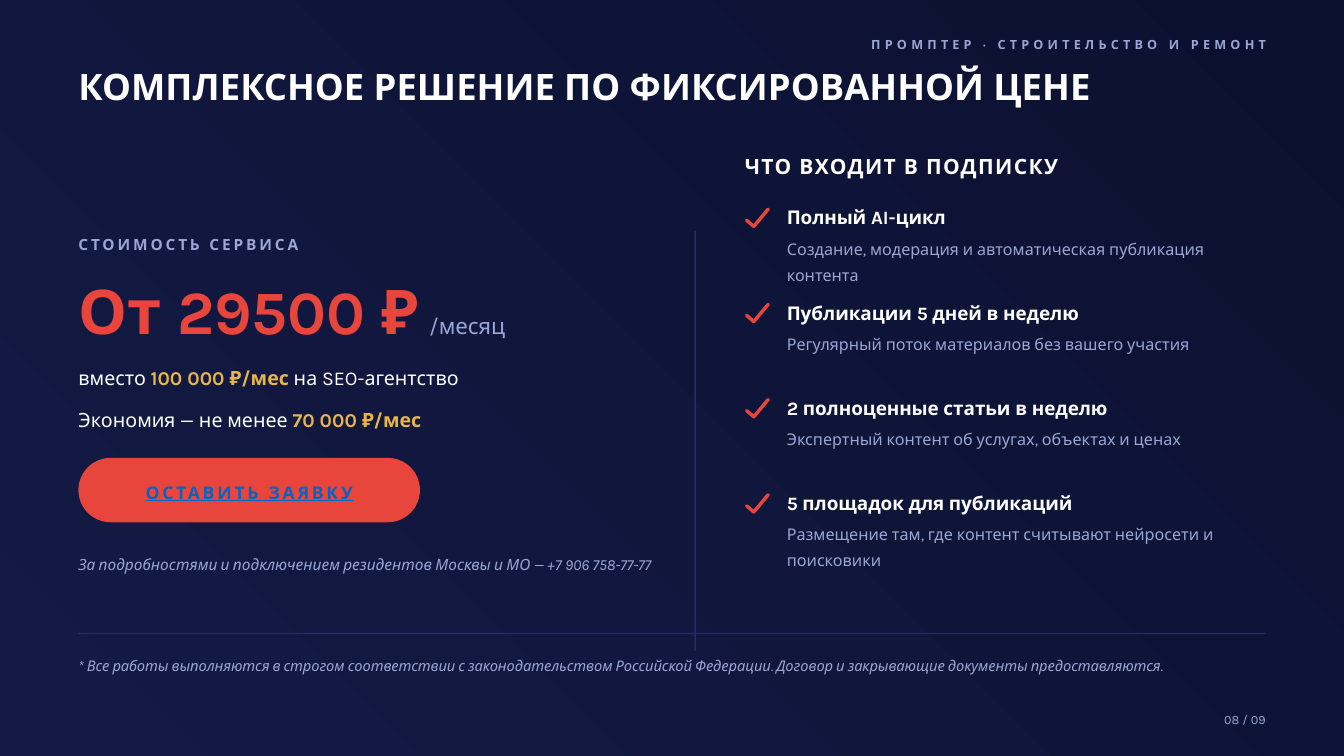
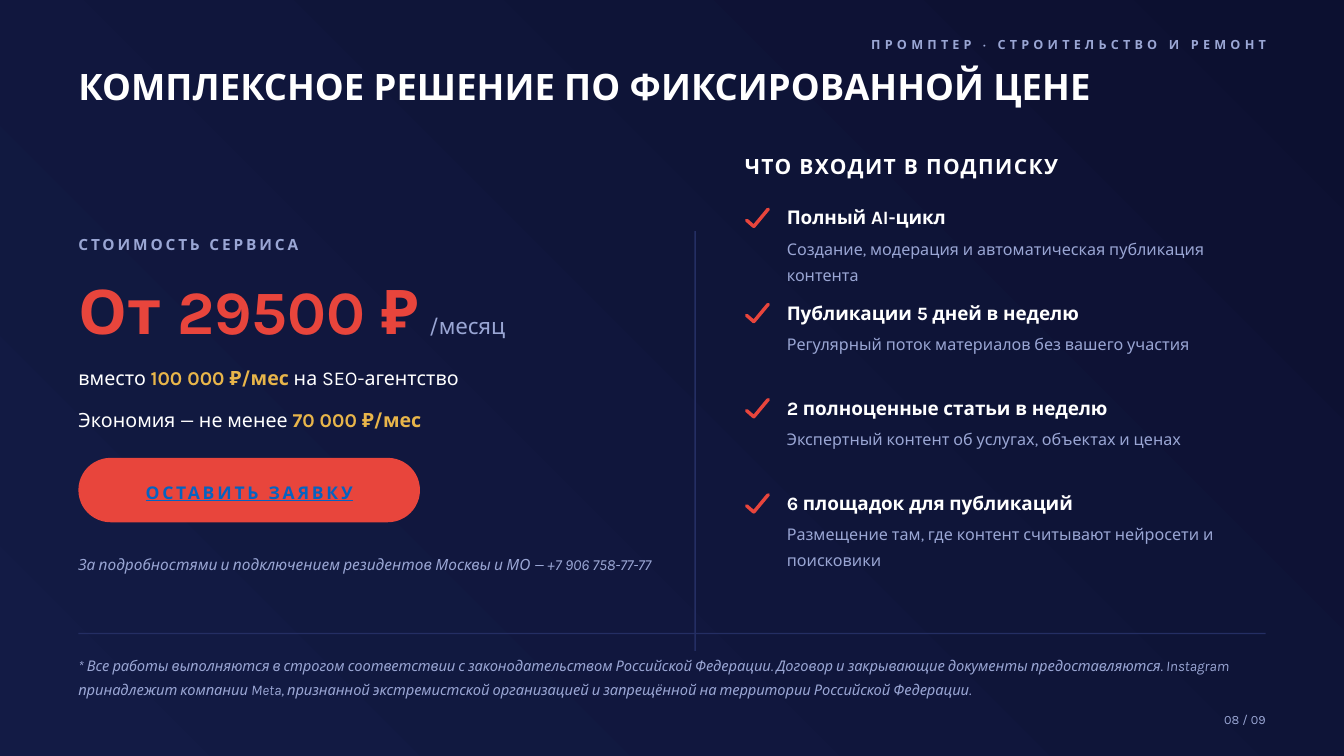
Before and after one commit to injusticebeast802-coder/taste-skill, a slide deck: slide 8 of prompter-moscow/presentation/prompter-construction.pptx. Drawn at 1344x756 pixels with LibreOffice and Linux fonts; fonts in the diff are those of the drawing. Boxes give left, top, right and bottom in pixels: in the first picture for what was removed or moved away, otherwise in the second. Text is boxed around its words. In the diff, an @@ line names an element or a change of style, - is before the commit and + after.

```diff
--- a/prompter-moscow/presentation/prompter-construction.pptx
+++ b/prompter-moscow/presentation/prompter-construction.pptx
@@ text at box(787, 495, 1073, 515): text changed @@
-5 площадок для публикаций
+6 площадок для публикаций
@@ text at box(78, 659, 1229, 699): text changed @@
-* Все работы выполняются в строгом соответствии с законодательством Российской Федерации. Договор и закрывающие документы предоставляются.
+* Все работы выполняются в строгом соответствии с законодательством Российской Федерации. Договор и закрывающие документы предоставляются. Instagram принадлежит компании Meta, признанной экстремистской организацией и запрещённой на территории Российской Федерации.
```
Also in this commit, not shown: 2 other slides changed, 13 other files.
